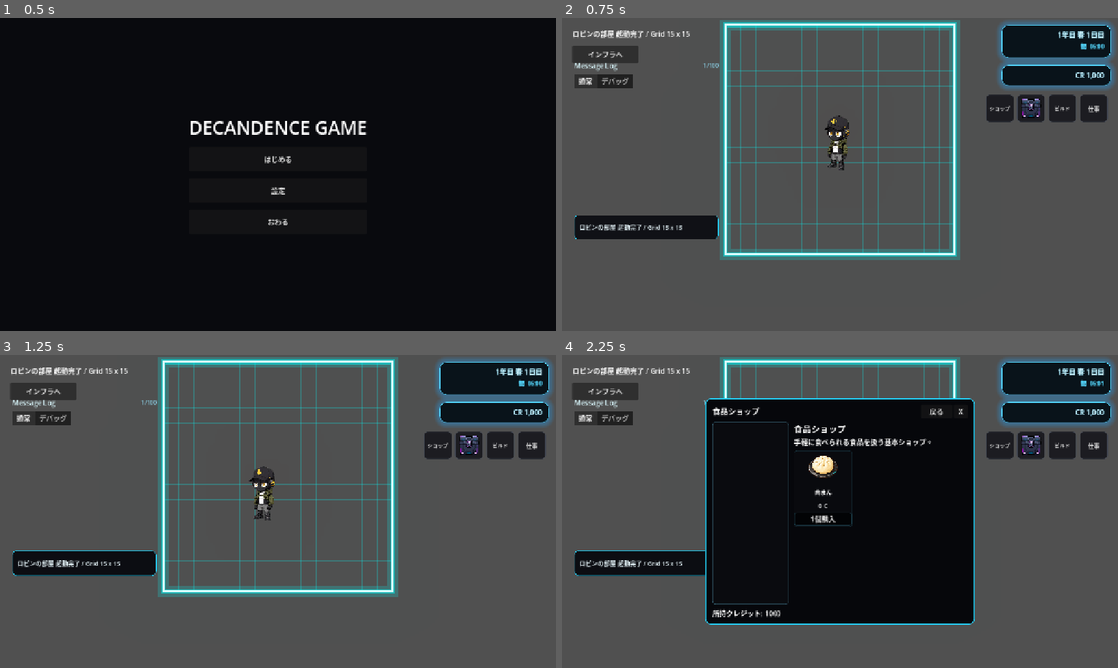
Above: before the commit, frames 1-4 (two rows, left to right).
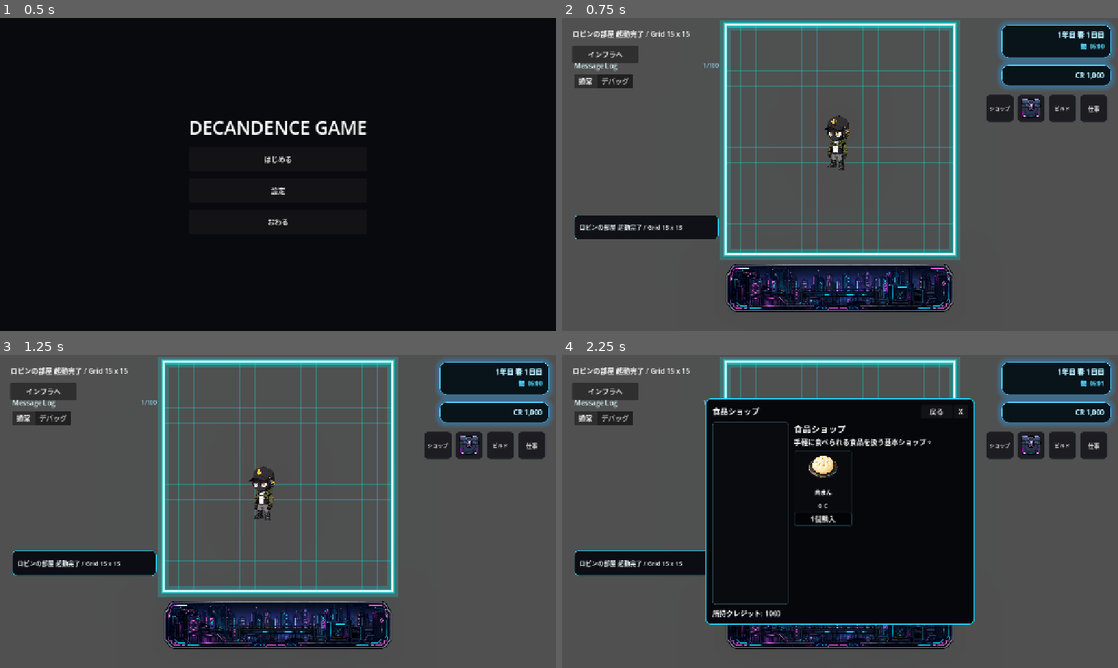
Above: after the commit, the same moments.

Repository: grimoire1089-coder/optimistic
Game: Godot game, scene res://Scenes/Boot/TitleScene.tscn
The game is run twice, just before and just after one commit, with the same random seed, the same clock (stepped at 60 frames per second) and the same inputs. Sound files missing from this copy of the repository are replaced by a short silence.
Inputs (mouse positions are in pixels of both pictures, inside the frame that each line leads up to):
- Up to frame 1 (0.5 s): no input
- Up to frame 2 (0.75 s): click "はじめる" at 0.5 s
- Up to frame 3 (1.25 s): no input
- Up to frame 4 (2.25 s): click "ショップ" at 1.25 s; click (756, 483) at 2.02 s

Frame 1 is identical in both runs. In frame 2, 6.1% of the frame differs, in the area x 29-71%, y 78-94%; in frame 3, 6.1%; in frame 4, 3.1%.

Commit message:
Add location background to main scene runtime

Diff:
--- a/Scripts/Scenes/Main/MainScene.gd
+++ b/Scripts/Scenes/Main/MainScene.gd
@@ -3,6 +3,8 @@
 const MAP_RUNTIME_MODULE_SCENE_PATH := "res://Scenes/Main/Modules/MainSceneMapRuntimeModule.tscn"
 const MAP_TRAVEL_MODULE_SCENE_PATH := "res://Scenes/Main/Modules/MainSceneMapTravelModule.tscn"
 const TRAVEL_BUTTONS_ROOT_SCENE_PATH := "res://Scenes/Main/Modules/MainSceneTravelButtonsRoot.tscn"
+const LOCATION_BACKGROUND_SCRIPT_PATH := "res://Scripts/Maps/Location/LocationBackgroundNode.gd"
+const DEFAULT_LOCATION_BACKGROUND_TEXTURE_PATH := "res://Assets/Maps/Location/Location_001.png"
 
 @onready var debug_label: Label = $CanvasLayer/DebugLabel
 @onready var robin: RobinWanderActor = $Robin
@@ -52,6 +54,8 @@
 	if map_runtime_module != null and map_runtime_module.has_method("ensure_runtime_maps"):
 		map_runtime_module.call("ensure_runtime_maps")
 
+	_ensure_location_background()
+
 	var travel_buttons_root := _ensure_travel_buttons_root()
 	_ensure_map_travel_button(travel_buttons_root, "ToInfrastructureRoomButton", "インフラへ", "インフラルームへ移動", true)
 	_ensure_map_travel_button(travel_buttons_root, "ToRobinRoomButton", "部屋へ戻る", "ロビンの部屋へ戻る", false)
@@ -73,6 +77,26 @@
 	node.name = node_name
 	add_child(node)
 	return node
+
+
+func _ensure_location_background() -> Node2D:
+	var existing_background := get_node_or_null("LocationBackground") as Node2D
+	if existing_background != null:
+		return existing_background
+
+	var location_background_script := load(LOCATION_BACKGROUND_SCRIPT_PATH) as Script
+	if location_background_script == null:
+		return null
+
+	var background := location_background_script.new() as Node2D
+	if background == null:
+		return null
+	background.name = "LocationBackground"
+	background.z_index = -40
+	background.set("room_map_path", NodePath("../RobinRoomMap"))
+	background.set("texture_path", DEFAULT_LOCATION_BACKGROUND_TEXTURE_PATH)
+	add_child(background)
+	return background
 
 
 func _ensure_travel_buttons_root() -> Control:
